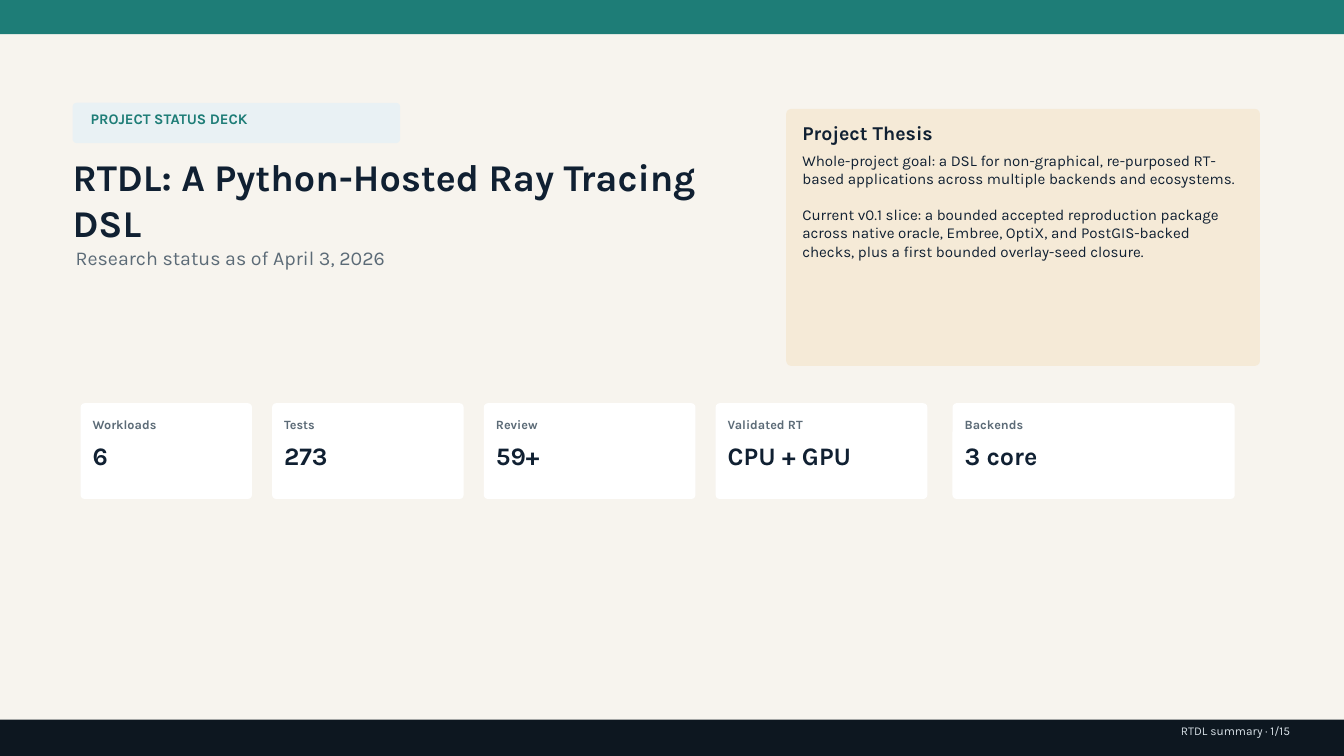
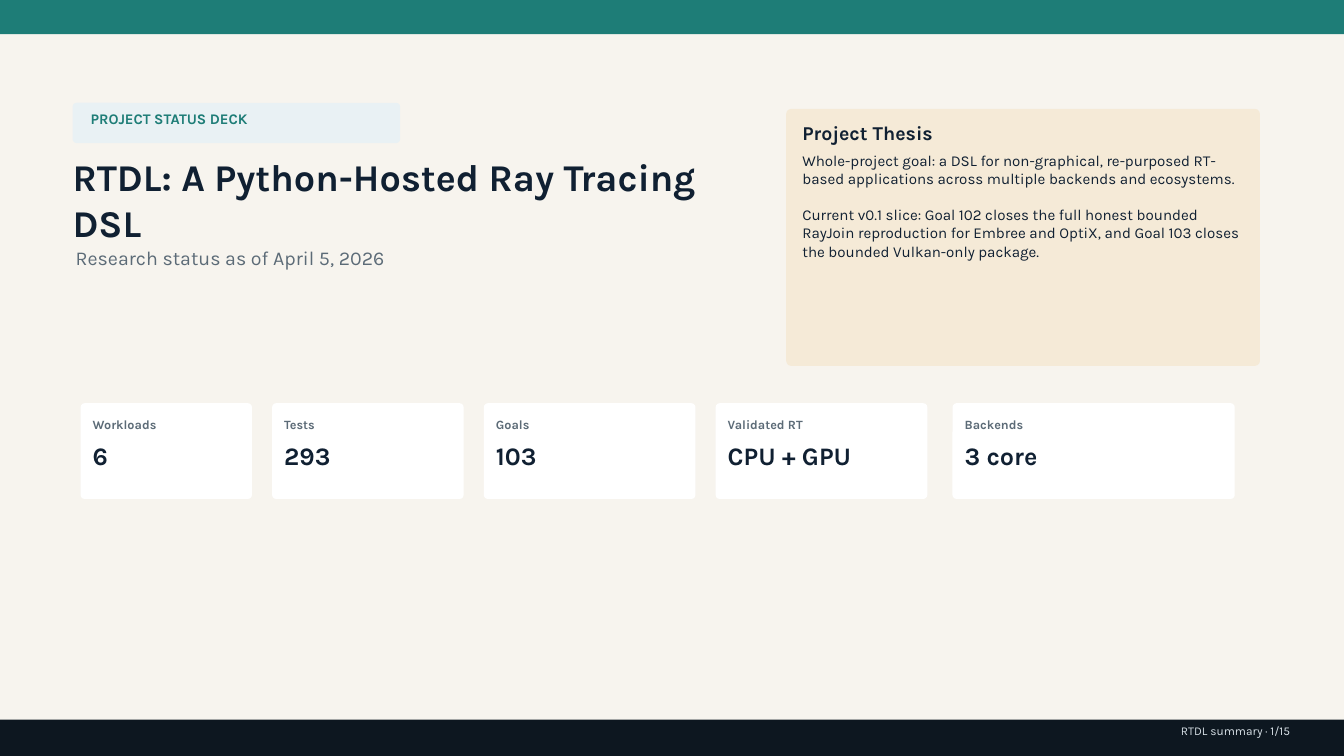
Before and after one commit to rubaolee/rtdl, a slide deck: slide 1 of rtdl_status_summary.pptx. Drawn at 1344x756 pixels with LibreOffice and Linux fonts; fonts in the diff are those of the drawing. Boxes give left, top, right and bottom in pixels: in the first picture for what was removed or moved away, otherwise in the second. Text is boxed around its words. In the diff, an @@ line names an element or a change of style, - is before the commit and + after.

Commit message:
Publish flat paper package, updated status deck, and Goal 104 report

```diff
--- a/rtdl_status_summary.pptx
+++ b/rtdl_status_summary.pptx
@@ text at [802,209,1239,261]: text changed @@
-Current v0.1 slice: a bounded accepted reproduction package across native oracle, Embree, OptiX, and PostGIS-backed checks, plus a first bounded overlay-seed closure.
+Current v0.1 slice: Goal 102 closes the full honest bounded RayJoin reproduction for Embree and OptiX, and Goal 103 closes the bounded Vulkan-only package.
@@ text at [76,251,385,270]: text changed @@
-Research status as of April 3, 2026
+Research status as of April 5, 2026
@@ text at [284,448,330,466]: text changed @@
-273
+293
@@ text at [496,420,530,429]: text changed @@
-Review
+Goals
@@ text at [496,448,537,466]: text changed @@
-59+
+103
```
Also in this commit, not shown: 7 other slides changed, 54 other files.
